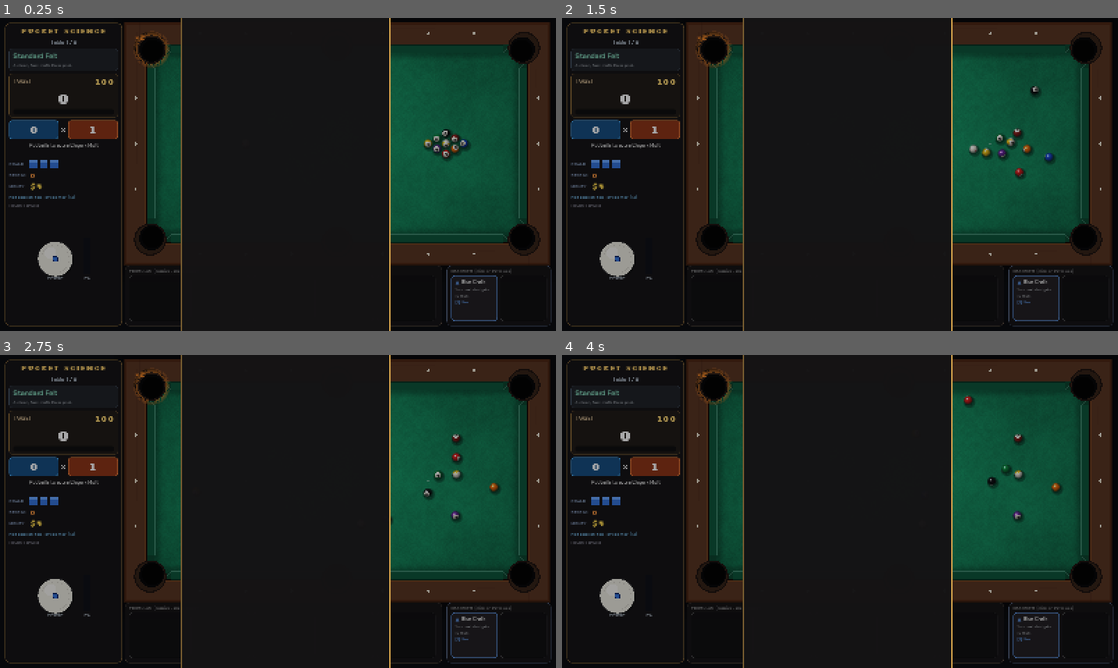
Above: before the commit, frames 1-4 (two rows, left to right).
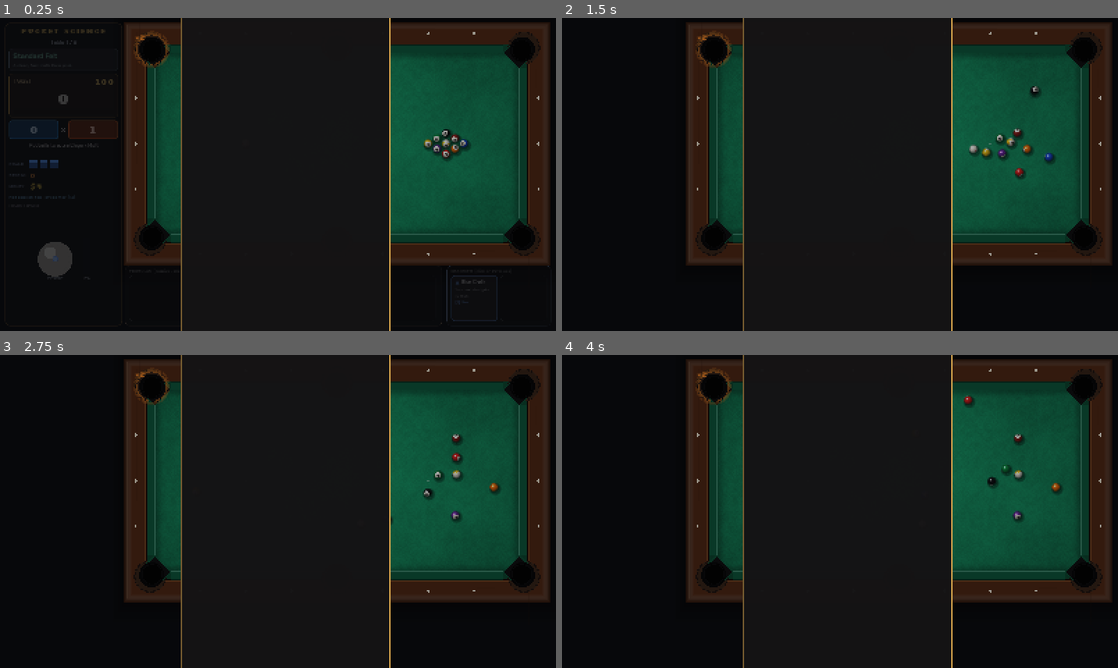
Above: after the commit, the same moments.

Repository: jordanbenjaminmitchell/pocket-science
Game: Godot game, scene res://main.tscn
Two runs of this game, one before a commit and one after it. Both use one fixed random seed, a clock stepped at 60 frames per second and the inputs below.
Inputs (mouse positions are in pixels of both pictures, inside the frame that each line leads up to):
- Up to frame 1 (0.25 s): no input
- Up to frame 2 (1.5 s): tap Enter at 0.5 s; drag from (617, 259) to (895, 105) at 0.52 s; tap Space at 1.25 s; drag from (728, 190) to (812, 237) at 1.27 s
- Up to frame 3 (2.75 s): move the mouse to (333, 442) at 2.02 s; hold Right from 2.03 s (still down); tap H at 2.1 s
- Up to frame 4 (4 s): release Right at 2.75 s; drag from (812, 574) to (673, 464) at 2.77 s; move the mouse to (1006, 558) at 3.52 s; hold Left from 3.53 s (still down); tap 1 at 3.6 s; tap Space at 3.77 s

The runs differ from the first frame. In frame 1, 3.8% of the frame differs, in the area x 0-100%, y 1-99%; in frame 2, 4.2%; in frame 3, 4.2%; in frame 4, 4.2%.

Commit message:
Pocket throats, beveled rails, punch zoom, sparks, motion streaks, title HUD fade

Diff:
--- a/src/main.gd
+++ b/src/main.gd
@@ -86,6 +86,8 @@
 var banner_t := 0.0
 var flags_label: Label
 var log_label: Label
+var left_panel: Control
+var bottom_bar: Control
 var shot_log: Array[String] = []
 
 
@@ -96,6 +98,8 @@
 	add_child(sfx)
 	view = TableView.new()
 	view.base_position = TABLE_ORIGIN
+	view.home_position = TABLE_ORIGIN
+	view.base_scale = TABLE_SCALE
 	view.position = TABLE_ORIGIN
 	view.scale = Vector2(TABLE_SCALE, TABLE_SCALE)
 	add_child(view)
@@ -482,6 +486,10 @@
 		match e.type:
 			"ball":
 				var v := clampf(e.speed / 1600.0, 0.05, 1.0) * (0.3 if demo else 1.0)
+				if e.speed > 900.0 and not demo:
+					var ia := sim.index_of(e.a)
+					var ib := sim.index_of(e.b)
+					view.spark((sim.pos[ia] + sim.pos[ib]) * 0.5, clampf(e.speed / 2000.0, 0.3, 1.0))
 				sfx.play("click" if v > 0.25 else "click_soft", v, 0.9 + randf() * 0.25)
 			"rail":
 				var v := clampf(e.speed / 1800.0, 0.03, 0.9)
@@ -576,6 +584,7 @@
 			var size := int(clampf(30.0 + sqrt(total) * 0.9, 30.0, 80.0))
 			view.popup(mid, "+%d" % total, Color(1.0, 0.85, 0.35), size, 1.6)
 			view.add_shake(clampf(total / 120.0, 1.0, 9.0))
+			view.punch(clampf(total / 20000.0, 0.008, 0.03))
 			_animate_score(run.score, run.score + total)
 	elif tally_phase == 1:
 		tally_phase = 2
@@ -606,6 +615,7 @@
 			col = Color(1.0, 0.35, 0.45)
 			sfx.play("xmult", 0.8, 1.0)
 			view.add_shake(2.5)
+			view.punch(0.012)
 			_pulse(lbl_mult)
 		"xchips":
 			txt = "×%s Chips" % _fmt(l.value)
@@ -901,6 +911,7 @@
 
 	# ---------------- left panel
 	var left := PanelContainer.new()
+	left_panel = left
 	left.position = Vector2(14, 14)
 	left.size = Vector2(330, 872)
 	left.add_theme_stylebox_override("panel", _style(Color(0.075, 0.07, 0.075, 0.97), Color(0.55, 0.42, 0.22), 2, 14))
@@ -1030,6 +1041,7 @@
 
 	# ---------------- bottom bar: formulas + reagents
 	var bottom := HBoxContainer.new()
+	bottom_bar = bottom
 	bottom.position = Vector2(360, 712)
 	bottom.size = Vector2(1226, 174)
 	bottom.add_theme_constant_override("separation", 14)
@@ -1283,10 +1295,18 @@
 	return v
 
 
+func _hud_visible(on: bool) -> void:
+	var a := 1.0 if on else 0.0
+	for c in [left_panel, bottom_bar]:
+		var tw := create_tween()
+		tw.tween_property(c, "modulate:a", a, 0.35)
+
+
 func _show_title() -> void:
 	state = S.TITLE
 	demo_timer = 1.2
 	sfx.play_music("title")
+	_hud_visible(false)
 	_clear_overlay()
 	# A static rack on the standard table behind the title.
 	run.start(randi())
@@ -1383,6 +1403,7 @@
 
 func _new_run() -> void:
 	demo = false
+	_hud_visible(true)
 	_clear_overlay()
 	run.start(randi(), chosen_cue)
 	view.cue_colors = Catalog.CUES.get(chosen_cue, Catalog.CUES.maple)
@@ -1453,7 +1474,7 @@
 	v.add_child(_label("PAUSED", 30, Color(0.98, 0.8, 0.4), F_PIXB))
 	v.add_child(_button("Resume", _resume))
 	v.add_child(_button("How to Play", _show_help))
-	v.add_child(_button("Save & quit to title", func():
+	v.add_child(_button("Quit to title (Continue restarts this table)", func():
 		paused = false
 		_show_title(), Color(0.6, 0.75, 0.9)))
 	v.add_child(_button("Abandon run", func():
@@ -1601,6 +1622,7 @@
 
 func _continue_run() -> void:
 	demo = false
+	_hud_visible(true)
 	_clear_overlay()
 	if not run.load_save():
 		_new_run()
--- a/src/sim/table_layout.gd
+++ b/src/sim/table_layout.gd
@@ -53,6 +53,7 @@
 			_add_seg(Vector2(x0, y), Vector2(mid - sh, y), centre)
 			_add_seg(Vector2(mid + sh, y), Vector2(x1, y), centre)
 			var sp := Vector2(mid, y + out * 6.0)
+			pockets[top_index]["mouth"] = PackedVector2Array([Vector2(mid - sh, y), Vector2(mid - sh + 5.0, y + out * jl), Vector2(mid + sh - 5.0, y + out * jl), Vector2(mid + sh, y)])
 			_add_seg(Vector2(mid - sh, y), Vector2(mid - sh + 5.0, y + out * jl), sp)
 			_add_seg(Vector2(mid + sh, y), Vector2(mid + sh - 5.0, y + out * jl), sp)
 	# Short rails (left x=0, right x=W).
@@ -75,6 +76,7 @@
 		var back := Vector2(-sx, -sy) * jl
 		_add_seg(a1, a1 + back, c)
 		_add_seg(a2, a2 + back, c)
+		pockets[corner_ids[k]]["mouth"] = PackedVector2Array([a1, a1 + back, a2 + back, a2])
 	return self
 
 
--- a/src/view/ball_node.gd
+++ b/src/view/ball_node.gd
@@ -16,6 +16,7 @@
 var glow := Color(0, 0, 0, 0)
 var sinking := false
 var fade := 1.0
+var vel := Vector2.ZERO
 
 
 func setup(n: int, f: Font, rng: RandomNumberGenerator) -> void:
@@ -69,6 +70,15 @@
 func _draw() -> void:
 	if fade <= 0.01:
 		return
+	# Motion streak for fast balls.
+	var sp := vel.length()
+	if sp > 700.0 and not sinking:
+		var back := -vel / sp
+		var n := int(clampf((sp - 700.0) / 300.0, 1.0, 4.0))
+		var col := Catalog.ball_color(number) if number != 0 else Color(1, 1, 1)
+		for k in n:
+			var off2 := back * (k + 1) * 6.0 * clampf(sp / 1500.0, 0.5, 1.5)
+			draw_circle(off2, radius * (0.9 - k * 0.12), Color(col, 0.12 - k * 0.025))
 	# Contact shadow, offset away from the lamp.
 	var off := Vector2(3.0, 4.5)
 	for i in 5:
--- a/src/view/table_view.gd
+++ b/src/view/table_view.gd
@@ -131,6 +131,9 @@
 				b.set_fade(1.0)
 			if b.position != sim.pos[i]:
 				b.roll_to(sim.pos[i])
+			if b.vel != sim.vel[i]:
+				b.vel = sim.vel[i]
+				b.queue_redraw()
 		elif b.visible:
 			b.visible = false
 
@@ -185,6 +188,35 @@
 	fx_layer.queue_redraw()
 
 
+var punch_tw: Tween
+
+
+## Brief zoom pulse around the table centre for big moments.
+func punch(amount: float) -> void:
+	if punch_tw and punch_tw.is_valid():
+		punch_tw.kill()
+	var base := Vector2(base_scale, base_scale)
+	var centre_screen := base_position + Vector2(W, H) * 0.5 * base_scale
+	var s := base_scale * (1.0 + amount)
+	scale = Vector2(s, s)
+	base_position = centre_screen - Vector2(W, H) * 0.5 * s
+	punch_tw = create_tween()
+	punch_tw.set_parallel(true)
+	punch_tw.tween_property(self, "scale", base, 0.28).set_trans(Tween.TRANS_QUAD).set_ease(Tween.EASE_OUT)
+	punch_tw.tween_property(self, "base_position", home_position, 0.28).set_trans(Tween.TRANS_QUAD).set_ease(Tween.EASE_OUT)
+
+
+var base_scale := 1.0
+var home_position := Vector2.ZERO
+
+
+func spark(p: Vector2, strength: float) -> void:
+	var n := int(4 + strength * 10)
+	for i in n:
+		var a := randf() * TAU
+		particles.append({"pos": p, "vel": Vector2(cos(a), sin(a)) * randf_range(60, 200) * strength, "life": randf_range(0.12, 0.3), "max": 0.3, "color": Color(1, 0.95, 0.8), "size": randf_range(1.0, 2.0)})
+
+
 func add_shake(a: float) -> void:
 	shake = minf(10.0, shake + a)
 
@@ -226,9 +258,15 @@
 		draw_rect(outer.grow(g * 0.6).grow_individual(0, 0, 0, g * 0.4), Color(0, 0, 0, 0.07), true)
 	# Wood rail with layered bevel.
 	var wood := Color(0.30, 0.15, 0.07)
-	draw_rect(outer, wood.darkened(0.35), true)
-	draw_rect(outer.grow(-3), wood, true)
-	draw_rect(outer.grow(-8), wood.lightened(0.06), true)
+	draw_rect(outer, wood.darkened(0.45), true)
+	# Rounded bevel: bands from dark outer edge to a lit crown.
+	for i in 10:
+		var t := i / 9.0
+		var col := wood.darkened(0.35 - t * 0.35).lightened(sin(t * PI) * 0.1)
+		draw_rect(outer.grow(-2.0 - i * 2.2), col, true)
+	# Lacquer highlight along the top edge of each rail.
+	draw_line(outer.position + Vector2(10, 9), Vector2(outer.end.x - 10, outer.position.y + 9), Color(1, 0.9, 0.75, 0.12), 3.0)
+	draw_line(outer.position + Vector2(9, 10), Vector2(outer.position.x + 9, outer.end.y - 10), Color(1, 0.9, 0.75, 0.08), 3.0)
 	# Grain.
 	var rng := RandomNumberGenerator.new()
 	rng.seed = 99
@@ -306,8 +344,22 @@
 		# Leather liner wrapped onto the rail.
 		c.draw_circle(p - dir * 6.0, r + 13.0, Color(0.11, 0.07, 0.05))
 		c.draw_circle(p - dir * 6.0, r + 9.0, Color(0.2, 0.13, 0.08))
+		c.draw_arc(p - dir * 6.0, r + 11.0, 0, TAU, 40, Color(0.3, 0.2, 0.12, 0.6), 1.5)
+		# Throat between the jaws, shading darker toward the hole.
+		if pk.has("mouth"):
+			var m: PackedVector2Array = pk.mouth
+			c.draw_colored_polygon(m, Color(0.05, 0.05, 0.05))
+			var inner := PackedVector2Array()
+			for q in m:
+				inner.append(q.lerp(p, 0.35))
+			c.draw_colored_polygon(inner, Color(0.015, 0.015, 0.015))
+			# Rubber facing on the jaws.
+			c.draw_line(m[0], m[1], felt_color.darkened(0.3), 4.0)
+			c.draw_line(m[3], m[2], felt_color.darkened(0.3), 4.0)
 		c.draw_circle(p, r + 3.0, Color(0.02, 0.02, 0.02))
 		c.draw_circle(p + dir * 3.0, r - 2.0, Color(0, 0, 0))
+		# Net/inner rim hint.
+		c.draw_arc(p + dir * 2.0, r - 4.0, 0, TAU, 40, Color(1, 1, 1, 0.04), 2.0)
 		if k == hot_pocket:
 			var pulse := 0.5 + 0.5 * sin(time * 5.0)
 			var hc := Color(1.0, 0.55, 0.15)
--- a/tools/capture.gd
+++ b/tools/capture.gd
@@ -64,13 +64,16 @@
 			await _frames(4)
 			if scenario == "roll" or scenario == "tally":
 				game._shoot(0.75)
-				await _frames(40 if scenario == "roll" else 160)
+				await _frames(8 if scenario == "roll" else 160)
 			if scenario == "shop":
 				game.run.payout()
 				game._show_shop([["Table cleared", 3], ["Unused chalk ×2", 2]])
 				await _frames(4)
 	await _frames(3)
 	var img := root.get_viewport().get_texture().get_image()
+	if args.size() > 5:
+		img = img.get_region(Rect2i(int(args[2]), int(args[3]), int(args[4]), int(args[5])))
+		img.resize(img.get_width() * 2, img.get_height() * 2, Image.INTERPOLATE_NEAREST)
 	img.save_png(out)
 	print("CAPTURED ", out, " ", img.get_size())
 	quit(0)
